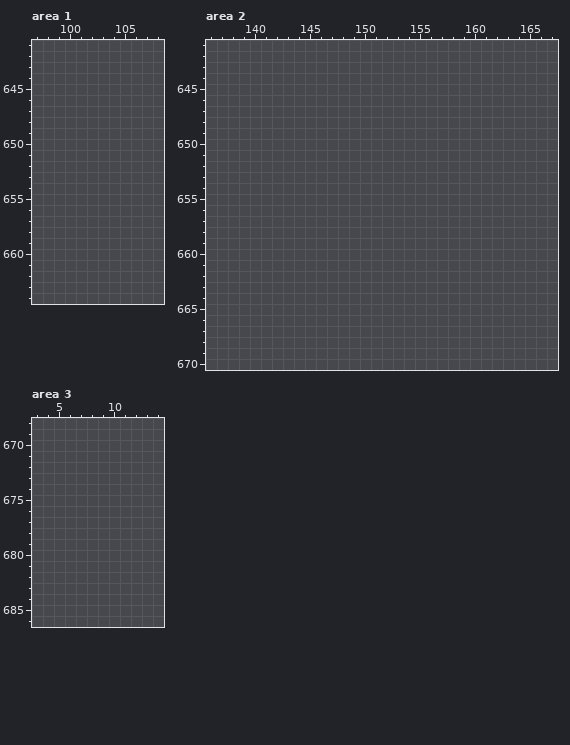
Edited in one commit: pixel-art file (Untitled-Fishing-Game/assets/test_no_direct_use/canvas1.aseprite). Above is the file before it was changed.
1024x1024 pixels, 1 frame. Colours within 5 levels of each other are drawn and written as one. Shown: area 1: x 97..108, y 641..664; area 2: x 136..167, y 641..670; area 3: x 3..14, y 668..686. The commit also changed other parts of the picture, which this record leaves out.
Palette (. is transparent): 
After the commit:
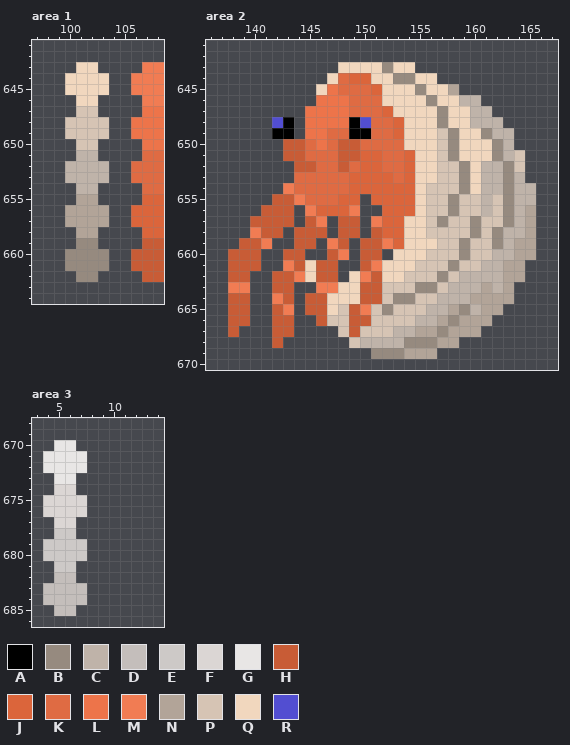
Colours new in this view: A #000000  B #968a7f  C #bfb3a9  D #c4bebb  E #cdc9c7  F #dbd6d4  G #e8e6e5  H #c85c36  J #db653b  K #df6b43  L #ed744a  M #f17c53  N #b2a498  P #d6c4b4  Q #f1d7be  R #524ed1
From old to new:
Changed rows in their new state; - is an unchanged pixel.
Area 1:
first column x 100:
643 -QQ----MM
644 QQQQ--MMM
645 QQQQ--MMM
646 -QQ----MM
647 -PP----LL
648 PPPP--LLL
649 PPPP--LLL
650 -PP----LL
651 -CC----KK
652 CCCC--KKK
653 CCCC--KKK
654 -CC----KK
655 -NN----JJ
656 NNNN--JJJ
657 NNNN--JJJ
658 -NN----JJ
659 -BB----HH
660 BBBB--HHH
661 BBBB--HHH
662 -BB----HH
Area 2:
first column x 138:
643 ----------QQQQBQQ-----------
644 ---------QKJJQQBBQQ---------
645 --------QLKKKJQQQBQQN-------
646 --------LLLKKKQQQQBQQCC-----
647 -------LLLLKKKJQQQQBQQCC----
648 ----RA-LLLLARKKJQQQBQQCCC---
649 ----AA-LLKKAAKKJQQQPBQQBCC--
650 -----HHKLKHHKKKKQQQPBQQQBC--
651 -----HHKKKHHJJKKJQQPBQQQBCP-
652 ------HHKKHKJJKKJQQPPBQCCBP-
653 ------KKKKKJJJJKJQQPPBQCCBC-
654 -----MKKKKKJJJJJJQPPPBQCCBCC
655 ----HHMKKKJJ-JJJJQPPBPPCPBCC
656 ---HHH-MJJJM--JJJQPPBPPCPBCN
657 --HHHH-HM-HH-MJJQQPBPPBPPBCN
658 --MHH-HHH-HH-HJJQQPPPPBPBCCN
659 -HHM--HH-MH-HHMJQQQPPBPPBCNN
660 HHH--HH--HM-HH-QQQPPPBPPCCNN
661 HHH--MHQHH--HMQQQPPPBPPCCNN-
662 HH--HHMQHH-QMHQQPPPBPCCCCNN-
663 MM--HH--MMQQHHPPPBBPCCCNCN--
664 HH--MH-HHQQQHHPBBPPCCCNNNN--
665 HH--HM-HHQPHMPBPPPCCNBCNN---
666 HH--HH--HPPHHPPPPCCNBNNN----
667 H---HH----PHPPPCCNNBNNN-----
668 ----H------PCCCCBBBNN-------
669 -------------BBBNNN---------
Area 3:
first column x 4:
670 -GG-
671 GGGG
672 GGGG
673 -GG-
674 -FF-
675 FFFF
676 FFFF
677 -FF-
678 -EE-
679 EEEE
680 EEEE
681 -EE-
682 -DD-
683 DDDD
684 DDDD
685 -DD-
Pixel boxes of the changes (left, top, right, bottom) in both pictures:
added: (65, 62, 164, 282)
added: (228, 62, 536, 359)
added: (43, 440, 87, 616)
